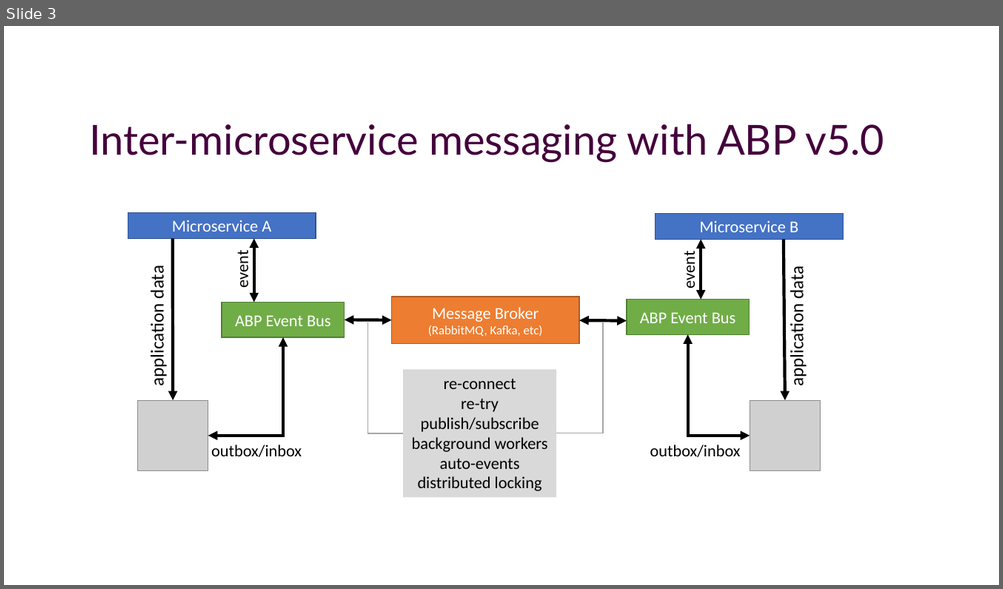
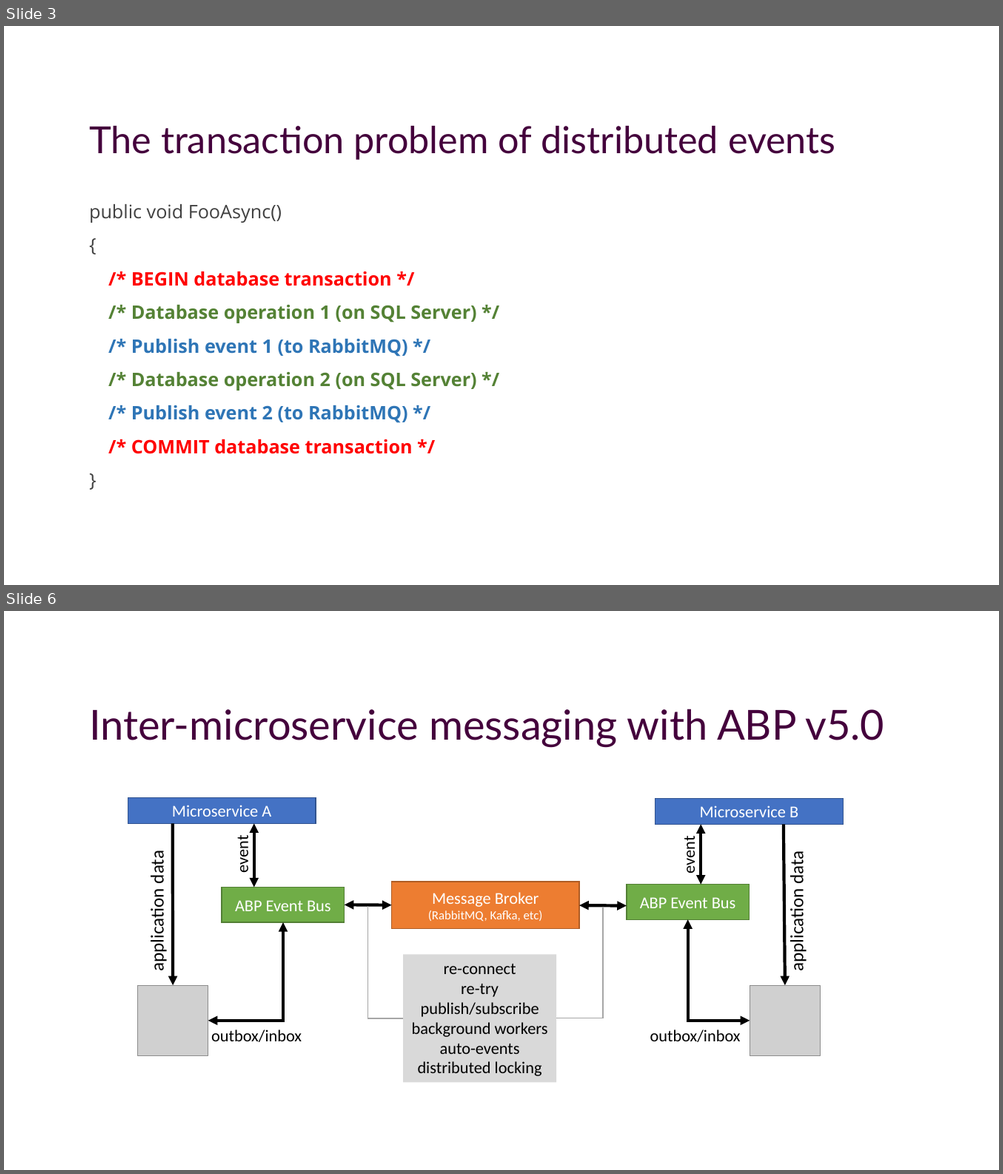
Before and after one commit to hikalkan/presentations, a slide deck: 2021-12-16 ABP Community Talks/Abp-Framework-Inbox-Outbox.pptx. Shown one above the other, each under a label of ours: slide 3 before the commit, slides 3 and 6 after it; the slides between them are not shown. The pictures are 1003x589 and 1003x1174 pixels, drawn with LibreOffice and Linux fonts; fonts in the diff are those of the drawing; grey boxes stand for pictures; background and template pictures are left out. Boxes give left, top, right and bottom in pixels: in the first picture for what was removed or moved away, otherwise in the second. Text is boxed around its words. In the diff, an @@ line names an element or a change of style, - is before the commit and + after.

```diff
--- a/2021-12-16 ABP Community Talks/Abp-Framework-Inbox-Outbox.pptx
+++ b/2021-12-16 ABP Community Talks/Abp-Framework-Inbox-Outbox.pptx
@@ slide 3 added at bbox=[4, 26, 999, 585], background picture (left out) @@
@@ title added at bbox=[89, 126, 836, 160], 36 pt, text #44013C @@
+The transaction problem of distributed events
@@ text added at bbox=[89, 204, 476, 454], 18 pt, text #548235, bold @@
+public void FooAsync()
+{
+/* BEGIN database transaction */
+/* Database operation 1 (on SQL Server) */
+/* Publish event 1 (to RabbitMQ) */
+/* Database operation 2 (on SQL Server) */
+/* Publish event 2 (to RabbitMQ) */
+/* COMMIT database transaction */
+}
@@ what was slide 3 is now slide 6 @@
```
Also in this commit, not shown: 1 slide changed, 3 other slides added, 2 slides removed.
